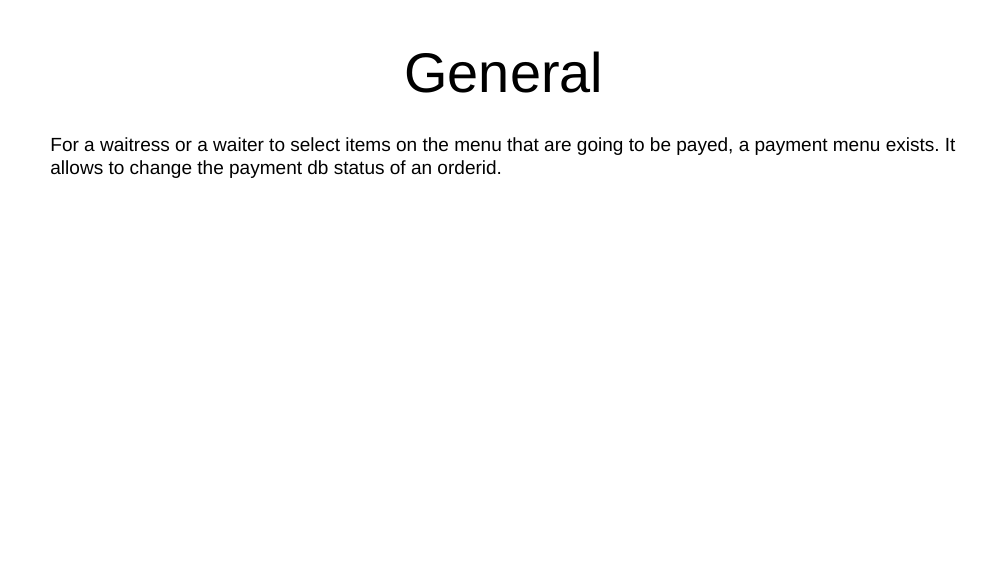
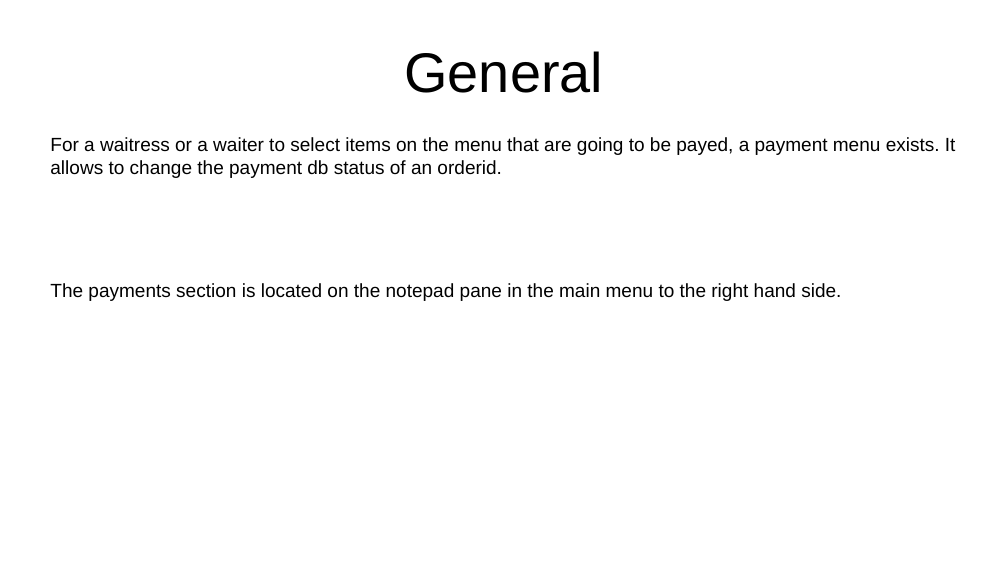
Before and after one commit to GregorGT/GastroManager, a slide deck: slide 2 of Documentation/desktop_android_payments.odp. Drawn at 1008x567 pixels with LibreOffice and Linux fonts; fonts in the diff are those of the drawing. Boxes give left, top, right and bottom in pixels: in the first picture for what was removed or moved away, otherwise in the second. Text is boxed around its words. In the diff, an @@ line names an element or a change of style, - is before the commit and + after.

Commit message:
updating documentation.

```diff
--- a/Documentation/desktop_android_payments.odp
+++ b/Documentation/desktop_android_payments.odp
@@ text at (50, 283, 841, 301): paragraph added @@
+The payments section is located on the notepad pane in the main menu to the right hand side.
```
